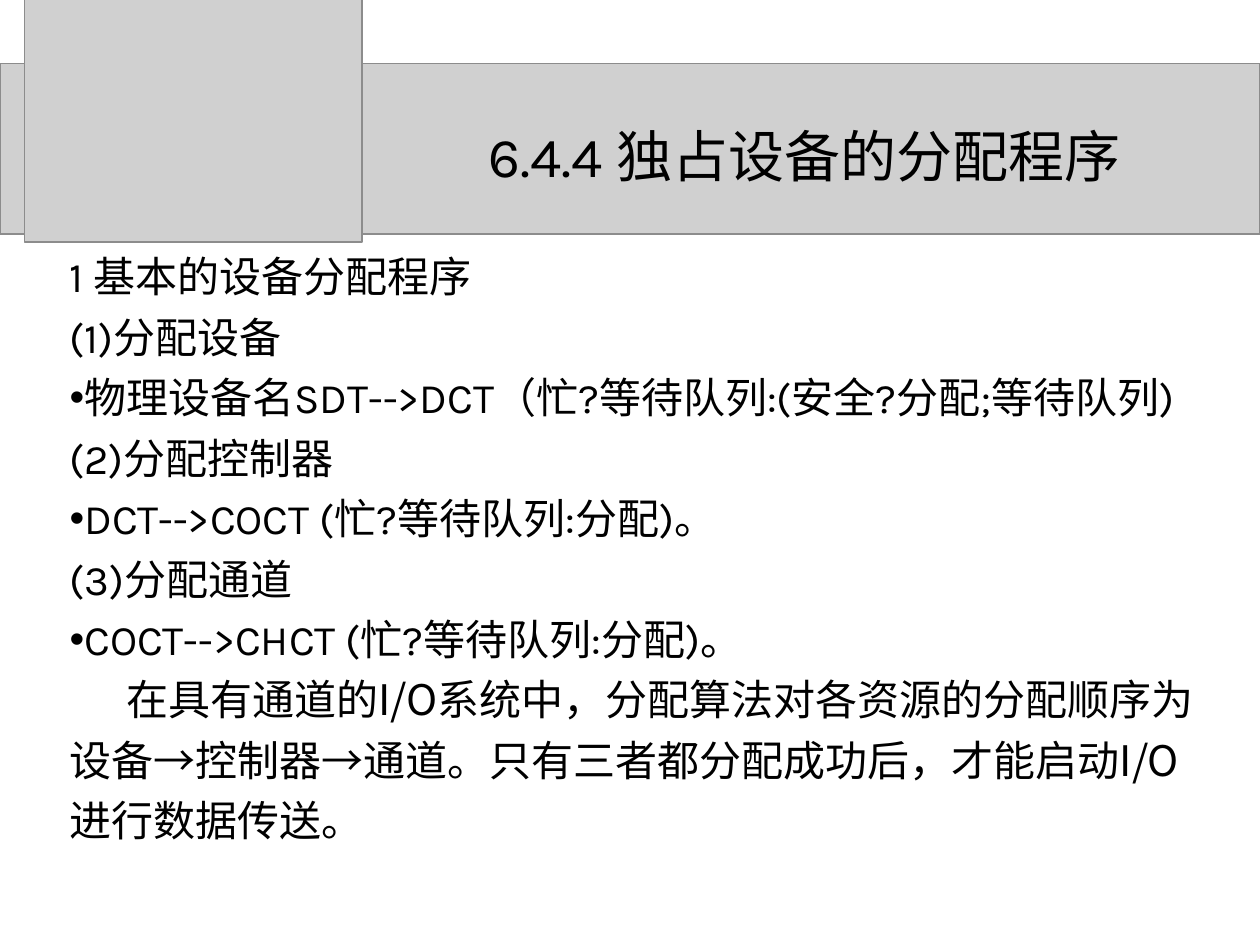
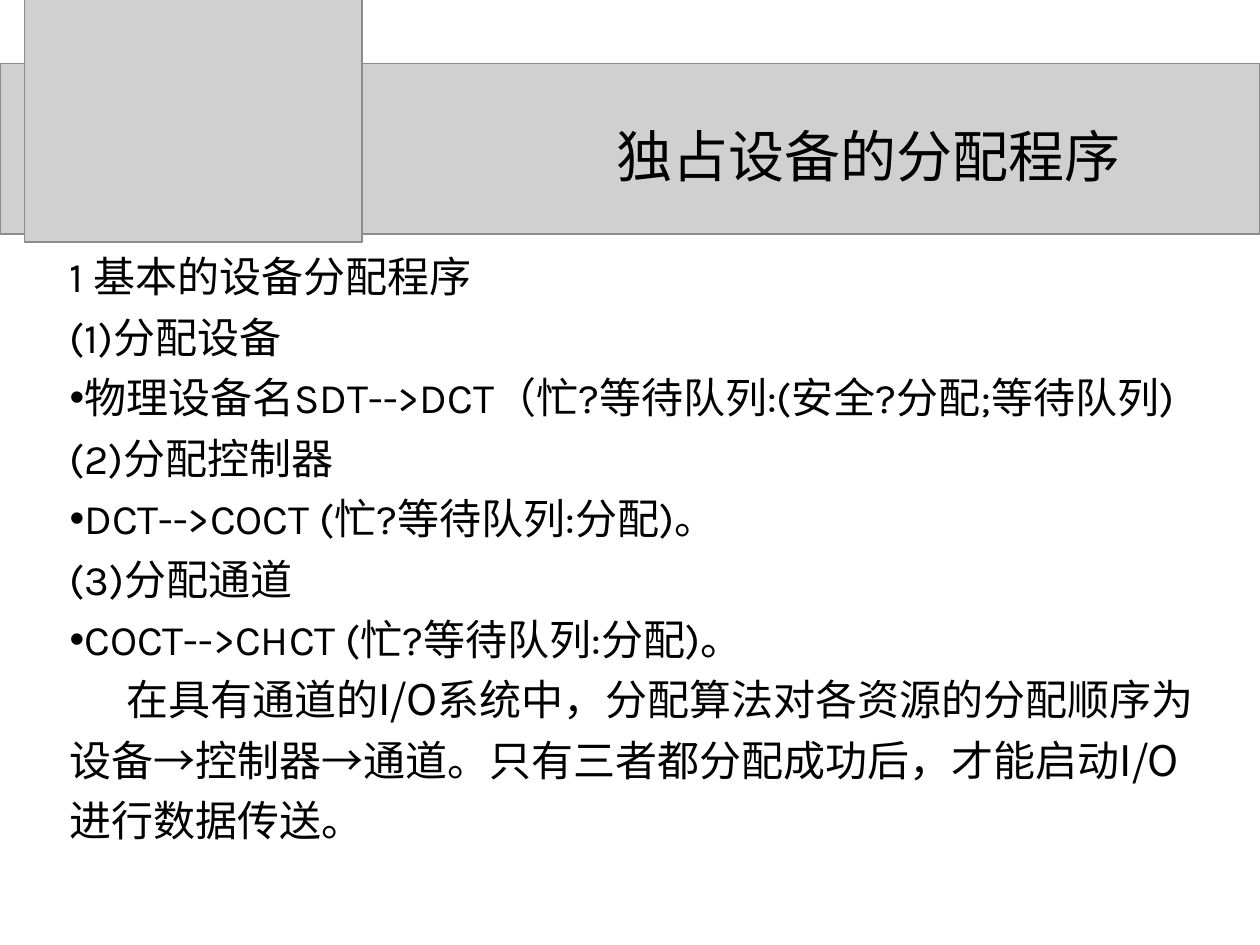
Before and after one commit to zeemeil/zeemeil.github.io, a slide deck: slide 75 of files/2025_2_OS/1015_OS_device.pptx (slide 72 before the commit). Drawn at 1260x945 pixels with LibreOffice and Linux fonts; fonts in the diff are those of the drawing; grey boxes stand for pictures. Boxes give left, top, right and bottom in pixels: in the first picture for what was removed or moved away, otherwise in the second. Text is boxed around its words. In the diff, an @@ line names an element or a change of style, - is before the commit and + after.

```diff
--- a/files/2025_2_OS/1015_OS_device.pptx
+++ b/files/2025_2_OS/1015_OS_device.pptx
@@ title at <box>616,130,1121,182</box>: text changed @@
-6.4.4 独占设备的分配程序
+独占设备的分配程序
```
Also in this commit, not shown: 56 other slides changed, 3 slides added, 17 other files.
